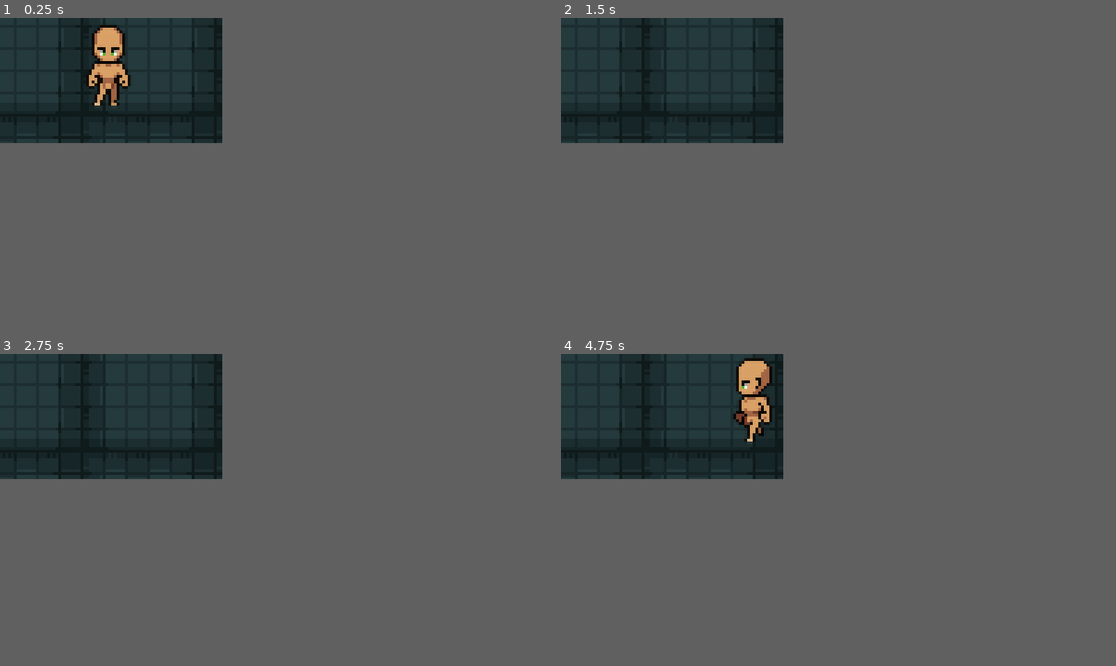
Above: before the commit, frames 1-4 (two rows, left to right).
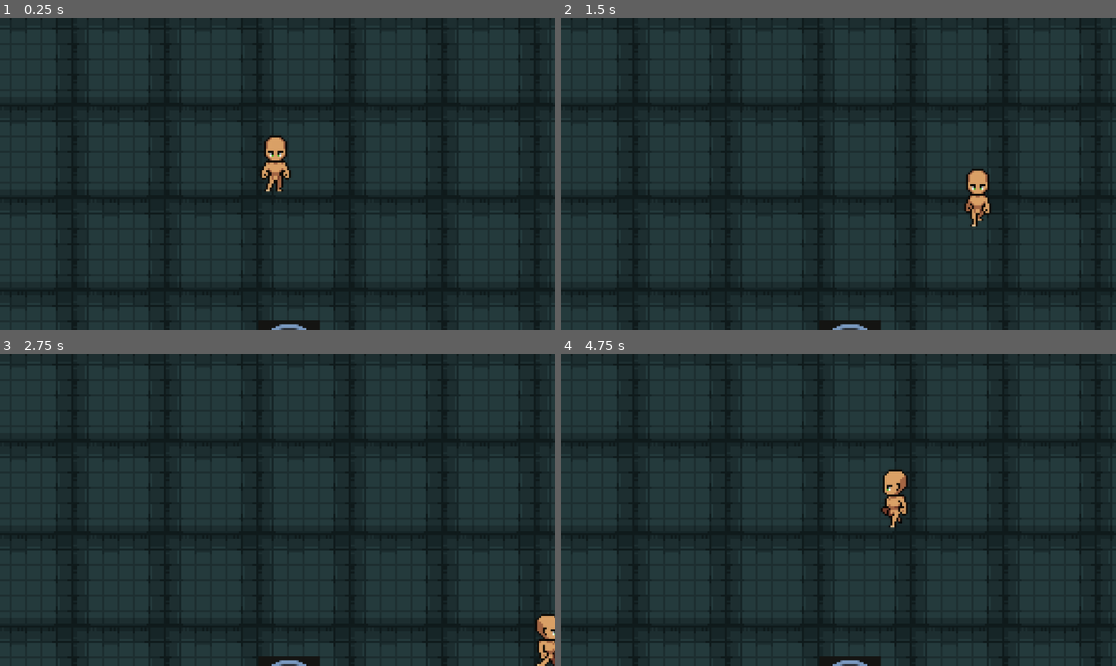
Above: after the commit, the same moments.

Repository: Marcooo33/Dungeon-Explorer
Game: Godot game, scene res://scenes/game.tscn
The game is run twice, just before and just after one commit, with the same random seed, the same clock (stepped at 60 frames per second) and the same inputs.
Inputs:
- Up to frame 1 (0.25 s): no input
- Up to frame 2 (1.5 s): hold D (move_right) 0.53-1.28 s; hold S (move_down) from 1.28 s (still down)
- Up to frame 3 (2.75 s): release S (move_down) at 2.03 s; hold D (move_right) from 2.03 s (still down)
- Up to frame 4 (4.75 s): release D (move_right) at 2.78 s; hold Up (move_up) 2.78-3.53 s; hold A (move_left) from 3.53 s (still down)
In our replay, the window is 320x180 before the commit and 799x449 after it. These sizes can differ from the game's own. Grey fills any space a smaller window leaves; there, only what the larger window draws over its background counts as a difference.

The runs differ from the first frame. In frame 1, 11% of the frame differs, in the area x 0-100%, y 0-100%; in frame 2, 9.4%; in frame 3, 9.2%; in frame 4, 11%.

Commit message:
feat: init server to handle multiple client

Diff:
--- a/client/project.godot
+++ b/client/project.godot
@@ -14,12 +14,6 @@
 run/main_scene="uid://bj8687ybo8yhn"
 config/features=PackedStringArray("4.6", "GL Compatibility")
 config/icon="res://icon.svg"
-
-[display]
-
-window/size/viewport_width=320
-window/size/viewport_height=180
-window/size/mode=3
 
 [input]
 
--- a/client/scenes/game.tscn
+++ b/client/scenes/game.tscn
@@ -1,9 +1,11 @@
 [gd_scene format=3 uid="uid://bj8687ybo8yhn"]
 
+[ext_resource type="Script" uid="uid://0btnoqssat7p" path="res://scenes/network.gd" id="1_lnu2h"]
 [ext_resource type="PackedScene" uid="uid://p3xowvxpg8ps" path="res://characters/player/player.tscn" id="1_uwrxv"]
 [ext_resource type="PackedScene" uid="uid://dcyh5g2cw53ky" path="res://scenes/rooms/lobby/lobby.tscn" id="2_yqjtg"]
 
 [node name="Game" type="Node2D" unique_id=1110511085]
+script = ExtResource("1_lnu2h")
 
 [node name="Player" parent="." unique_id=424238145 instance=ExtResource("1_uwrxv")]
 position = Vector2(153, 77)
--- /dev/null
+++ b/client/scenes/network.gd
@@ -0,0 +1,20 @@
+extends Node
+
+var socket = StreamPeerTCP.new()
+
+func _ready():
+	print("DEBUG: Lo script di rete è partito!")
+	var err = socket.connect_to_host("127.0.0.1", 8080)
+	if err == OK:
+		print("Tentativo di connessione in corso...")
+	else:
+		print("Errore immediato di connessione: ", err)
+
+func _process(_delta):
+	socket.poll() # Necessario per aggiornare lo stato del socket
+	var status = socket.get_status()
+
+	if status == StreamPeerTCP.STATUS_CONNECTED:
+		if socket.get_available_bytes() > 0:
+			var data = socket.get_utf8_string(socket.get_available_bytes())
+			print("Ricevuto dal matchmaking: ", data)
Not shown, added: client/scenes/network.gd.uid
Not shown, added: .gitignore
Not shown, changed: server/Makefile
Not shown, added: server/bin/connection
Not shown, removed: server/bin/server
Not shown, added: server/src/connection.c
Not shown, removed: server/src/server.c
